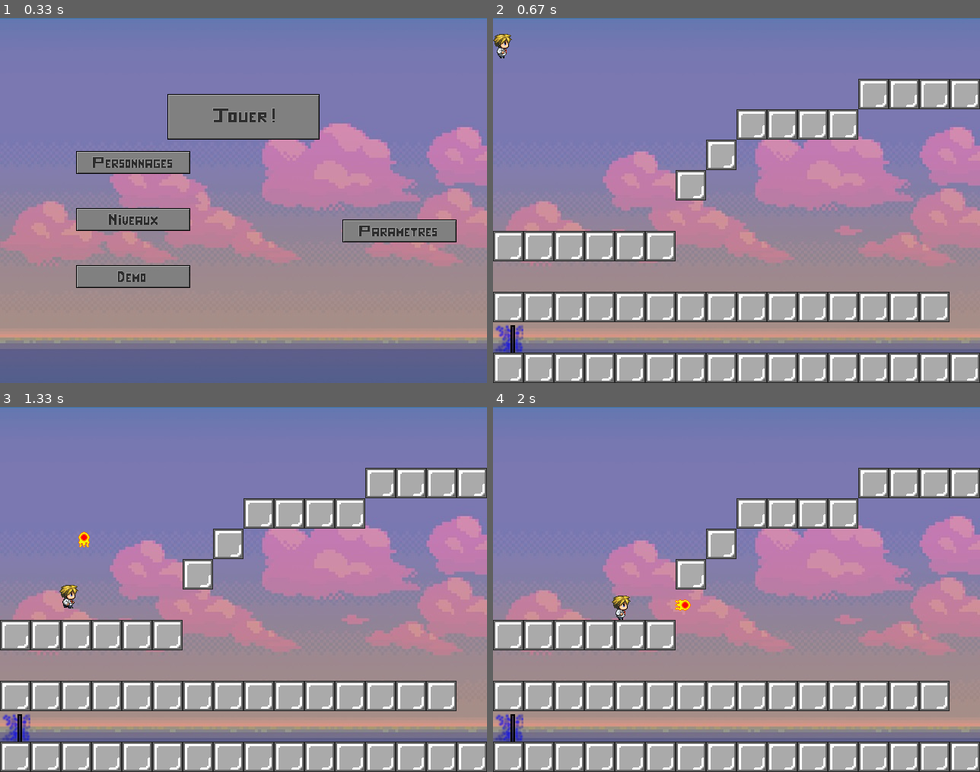
Above: before the commit, frames 1-4 (two rows, left to right).
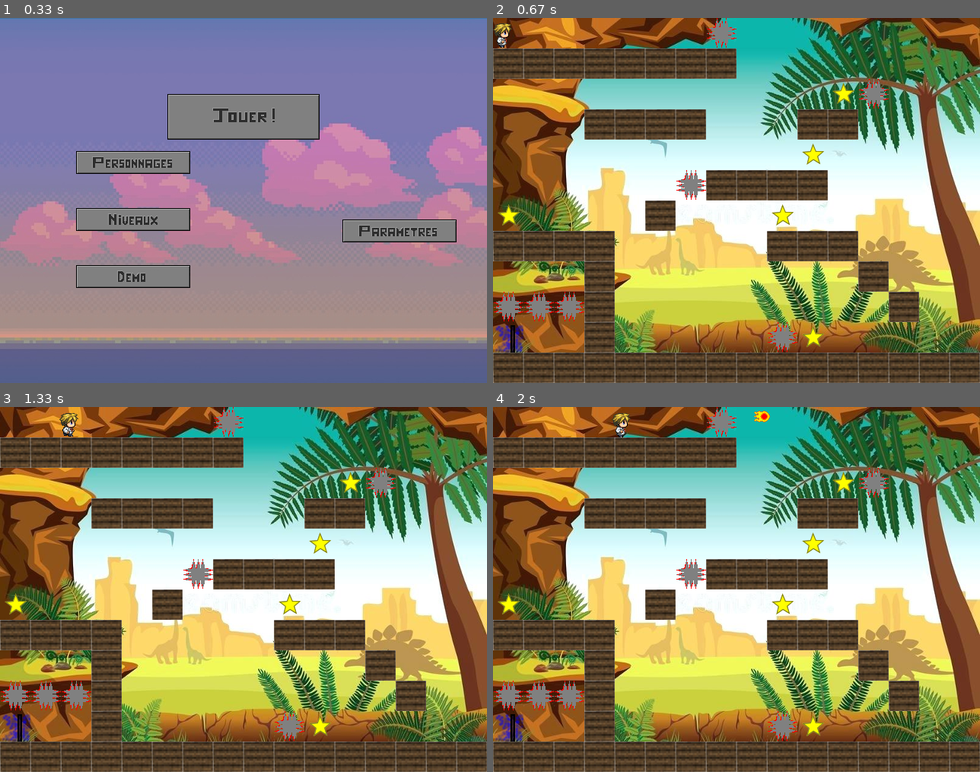
Above: after the commit, the same moments.

Repository: timcrl/jamesadventure
Game: pygame game, started from menu.py
The game is run twice, just before and just after one commit, with the same random seed, the same clock (stepped at 60 frames per second) and the same inputs.
Inputs (mouse positions are in pixels of both pictures, inside the frame that each line leads up to):
- Up to frame 1 (0.33 s): no input
- Up to frame 2 (0.67 s): click (736, 120) at 0.38 s
- Up to frame 3 (1.33 s): hold Right 0.67-1.13 s; hold Up from 1.17 s (still down); tap Space at 1.23 s
- Up to frame 4 (2 s): release Up at 1.47 s; hold Right 1.5-1.97 s; tap Space at 1.57, 1.87 s

Frame 1 is identical in both runs. In frame 2, 100% of the frame differs, in the area x 0-100%, y 0-100%; in frame 3, 100%; in frame 4, 100%.

Commit message:
Debut de l'implémentation des nouveaux niveaux

Diff:
--- a/constantes.py
+++ b/constantes.py
@@ -32,16 +32,17 @@
 bhaut = "data/images/tirhaut.png"
 
 background = "data/images/background_futur.jpg" # Image de fond
-image_plateforme = "data/images/plateforme2.png" # Images d'une plateforme
+image_plateforme = "data/images/planks.png" # Images d'une plateforme
 image_portal = "data/images/portal1.png"
 image_epines = "data/images/epines3.png"
 image_etoile = "data/images/star.png"
 
 
 # Dictionnaires stockant toutes les information des niveaux
-l1 = {'file':'data/levels/l1.txt', 'background':'data/images/background640x480.jpg', 'width':640, 'height':480, 'platform':'data/images/plateforme2.png'}
-l2 = {'file':'data/levels/l2.txt', 'background':'data/images/background_futur.jpg', 'width':1080, 'height':600, 'platform':'data/images/plateforme2.png'}
-l3 = {'file':'data/levels/l3.txt', 'background':'data/images/background640x480.jpg', 'width':640, 'height':480, 'platform':'data/images/plateforme2.png'}
+l1 = {'file':'data/levels/l1.txt', 'background':'data/images/background-dinos.png', 'width':640, 'height':480, 'platform':'data/images/planks.png'}
+l2 = {'file':'data/levels/l2.txt', 'background':'data/images/background-factory.jpg', 'width':640, 'height':480, 'platform':'data/images/planks.png'}
+l3 = {'file':'data/levels/l3.txt', 'background':'data/images/background-contempory.jpg', 'width':640, 'height':480, 'platform':'data/images/plateforme2.png'}
+l4 = {'file':'data/levels/l4.txt', 'background':'data/images/background-futuristic.png', 'width':640, 'height':480, 'platform':'data/images/plateforme2.png'}
 
 
 #Musiques et sons
--- a/data/levels/l1.txt
+++ b/data/levels/l1.txt
@@ -1,12 +1,12 @@
-0000000000000000
-0000000000000000
-000000000000mmmm
-00000000mmmm0000
-0000000m00000000
-000000m000000000
-0000000000000000
-mmmmmm0000000000
-0000000000000000
-mmmmmmmmmmmmmmm0
-p000000000000000
+0000000e00000000
+mmmmmttm00000000
+00000000000se000
+000mmmmiiimm0000
+0000000000s00000
+000000emmmm00000
+s0000m000s000000
+mmmm00000mmm0000
+000m00000000m000
+eeem000000000m00
+p00t00000es00000
 mmmmmmmmmmmmmmmm
--- a/data/levels/l2.txt
+++ /dev/null
@@ -1,15 +0,0 @@
-000000000000000000000000000
-000000000000000000000000mmm
-000000000000000000000000000
-000000000000000000000000000
-000000000000000000000000000
-0000000000m0mmmm00000000m00
-00000000m0mm00000000000000m
-0000000m0000000000000000m00
-000000m0000000000000000000m
-000000000000000000000000m00
-mmmmmm00000000000000000000m
-000000000000000000000000m00
-mmmmmmmmmmmmmmm00000000000m
-000000000000000000000000m00
-mmmmmmmmmmmmmmmmmmmmmmmmmmm
--- a/interface.txt
+++ b/interface.txt
@@ -1,6 +1,6 @@
 1
-2
-0
+3
+1238
 5987
 ON
 ON
Binary file added: data/images/background-contempory.png
Binary file added: data/images/background-dinos.png
Binary file added: data/images/background-factory.png
Binary file added: data/images/background-futuristic.png
Binary file added: data/images/planks.png
Renamed: data/levels/l3.txt -> data/levels/l4.txt
Not shown, changed: constantes.pyc
